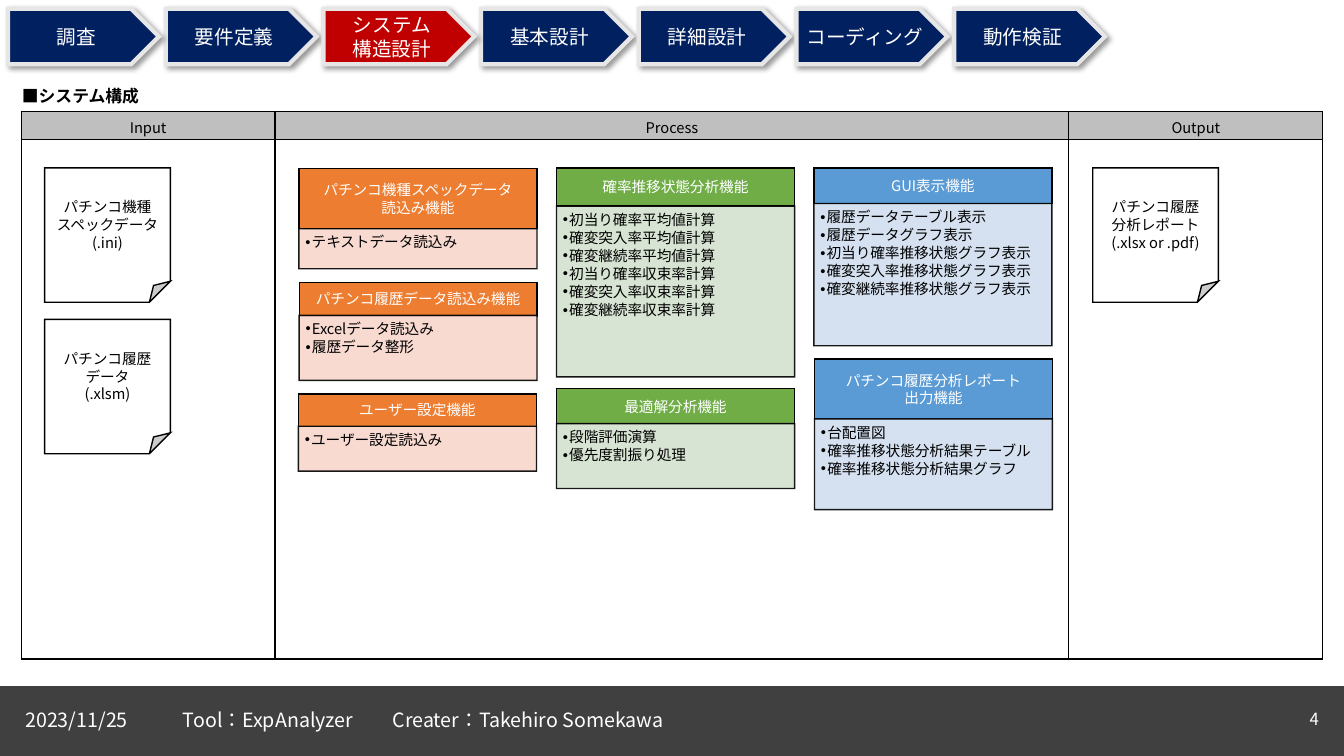
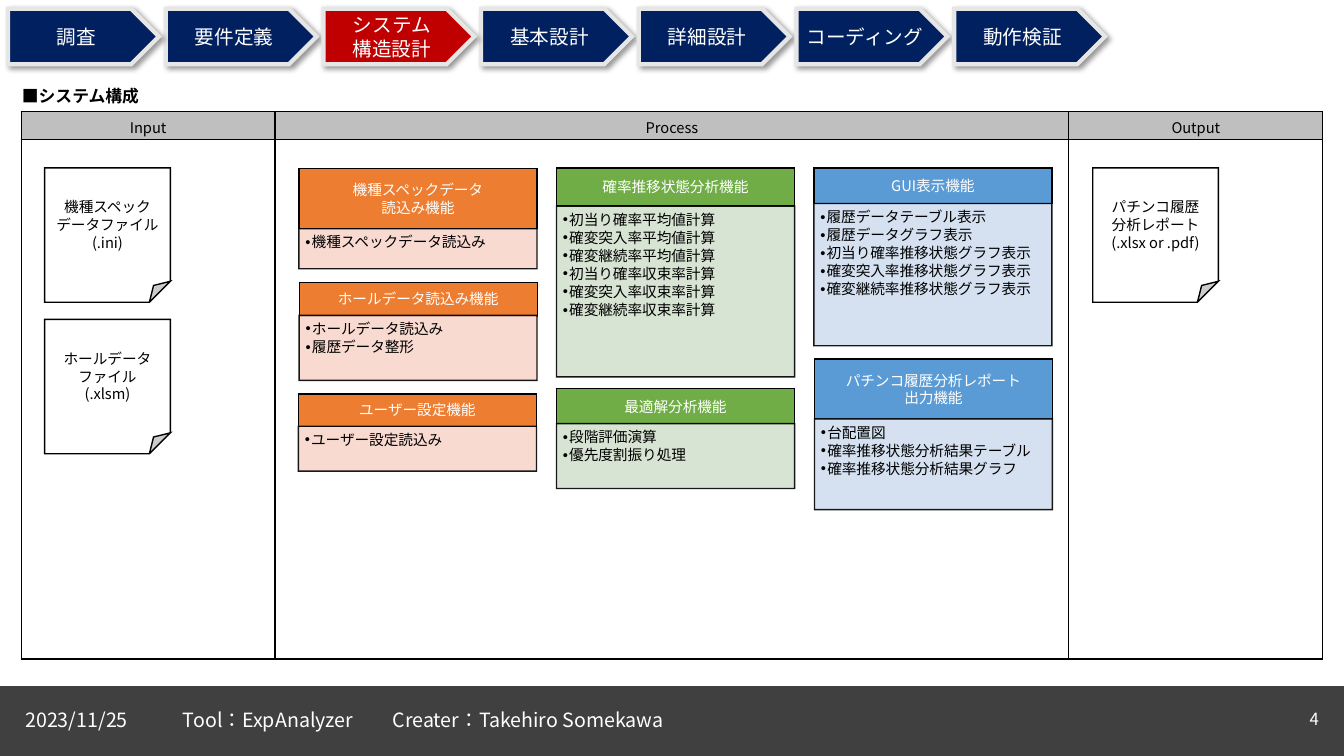
Before and after one commit to TakechiyoVodka/ExpAnalyzer, a slide deck: slide 4 of ExpAnalyzer/DataSheets/ExpAnalyzer_仕様書.pptx. Drawn at 1344x756 pixels with LibreOffice and Linux fonts; fonts in the diff are those of the drawing. Boxes give left, top, right and bottom in pixels: in the first picture for what was removed or moved away, otherwise in the second. Text is boxed around its words. In the diff, an @@ line names an element or a change of style, - is before the commit and + after.

```diff
--- a/ExpAnalyzer/DataSheets/ExpAnalyzer_仕様書.pptx
+++ b/ExpAnalyzer/DataSheets/ExpAnalyzer_仕様書.pptx
@@ text in folded corner at (56,199,158,231): text changed @@
-パチンコ機種
-スペックデータ
+機種スペックデータファイル
@@ text at (353,182,483,196): text changed @@
-パチンコ機種スペックデータ
+機種スペックデータ
@@ text at (305,235,485,248): text changed @@
-  • テキストデータ読込み
+  • 機種スペックデータ読込み
@@ text at (338,291,499,305): text changed @@
-パチンコ履歴データ読込み機能
+ホールデータ読込み機能
@@ text at (306,322,444,335): text changed @@
-  • Excelデータ読込み
+  • ホールデータ読込み
@@ text in folded corner at (64,351,152,383): text changed @@
-パチンコ履歴
-データ
+ホールデータファイル
```
Also in this commit, not shown: 2 other slides changed, 13 other files.
